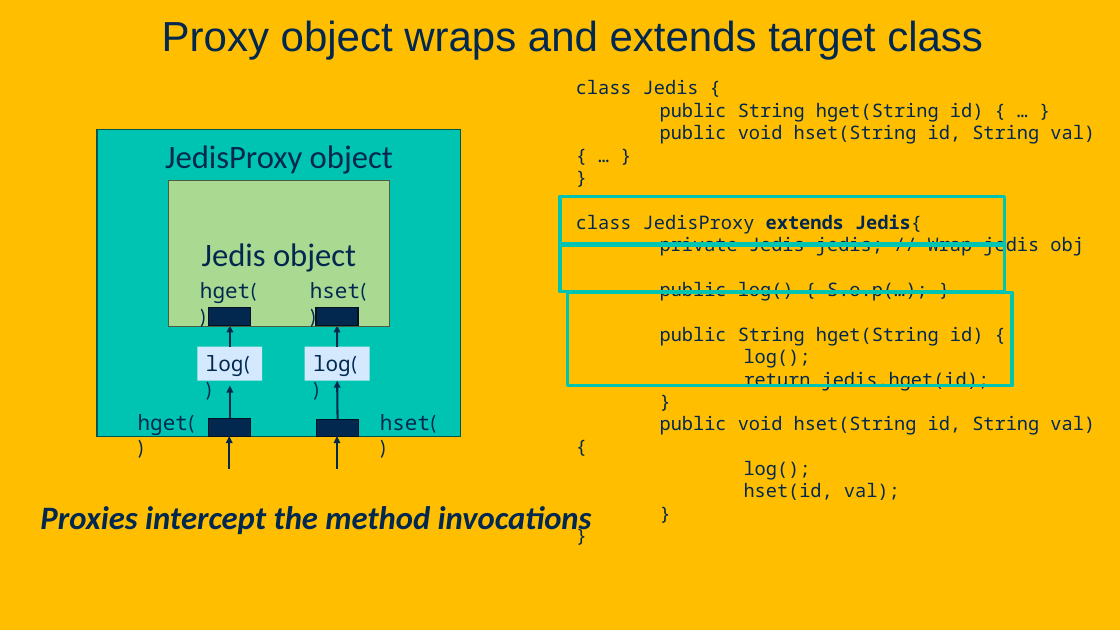
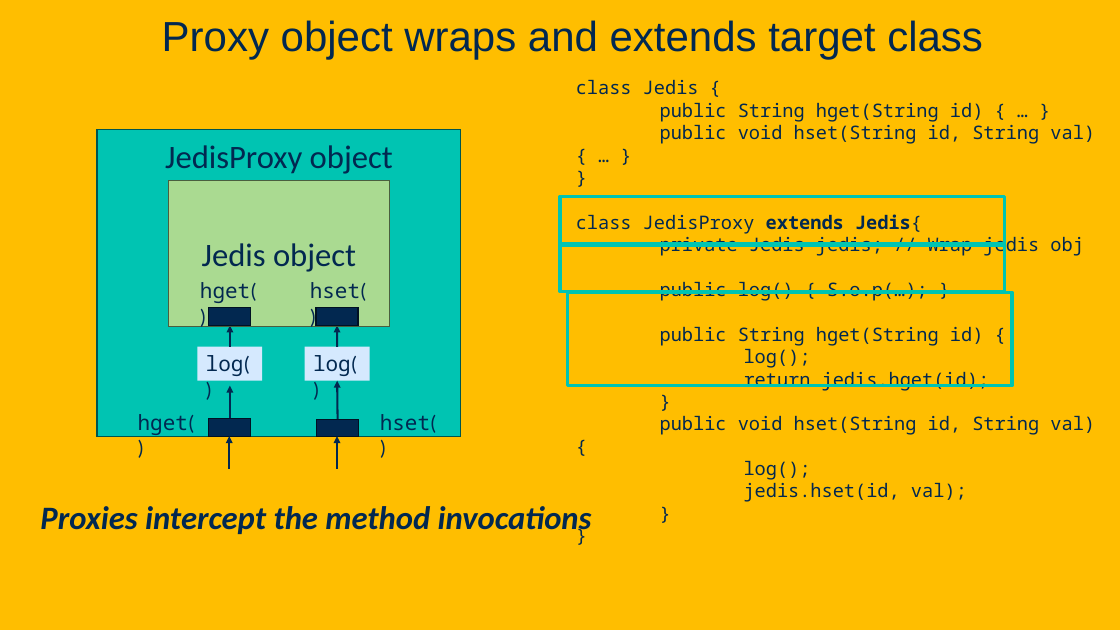
Before and after one commit to davsec-teaching/ecs160-f25, a slide deck: slide 87 of slides/5_annotations_and_reflection.pptx (slide 86 before the commit). Drawn at 1120x630 pixels with LibreOffice and Linux fonts; fonts in the diff are those of the drawing; background and template pictures are left out. Boxes give left, top, right and bottom in pixels: in the first picture for what was removed or moved away, otherwise in the second. Text is boxed around its words. In the diff, an @@ line names an element or a change of style, - is before the commit and + after.

Commit message:
Update proxying slides

```diff
--- a/slides/5_annotations_and_reflection.pptx
+++ b/slides/5_annotations_and_reflection.pptx
@@ text at (744, 482, 967, 502): text changed @@
-hset(id, val);
+jedis.hset(id, val);
```
Also in this commit, not shown: 10 other slides changed, 5 slides added.
